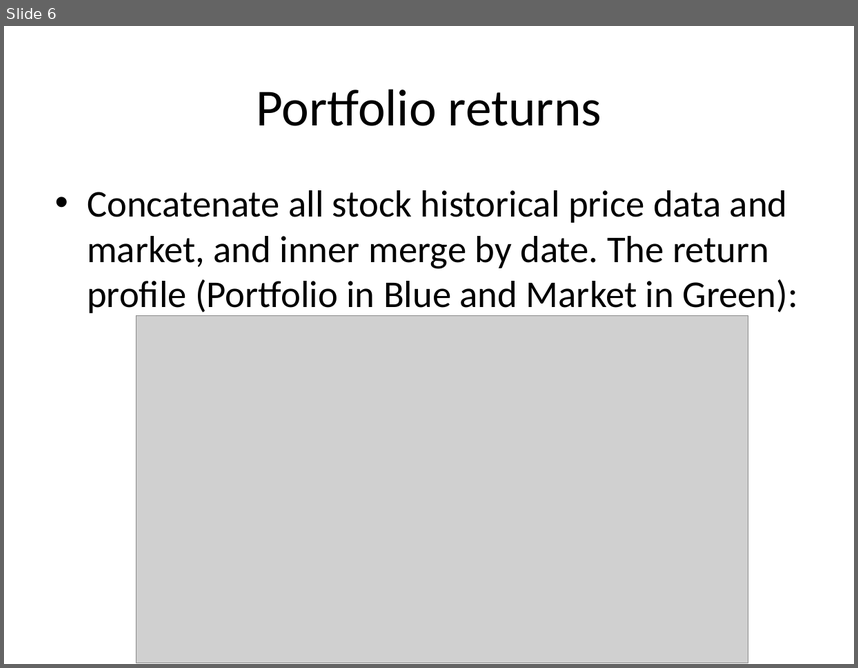
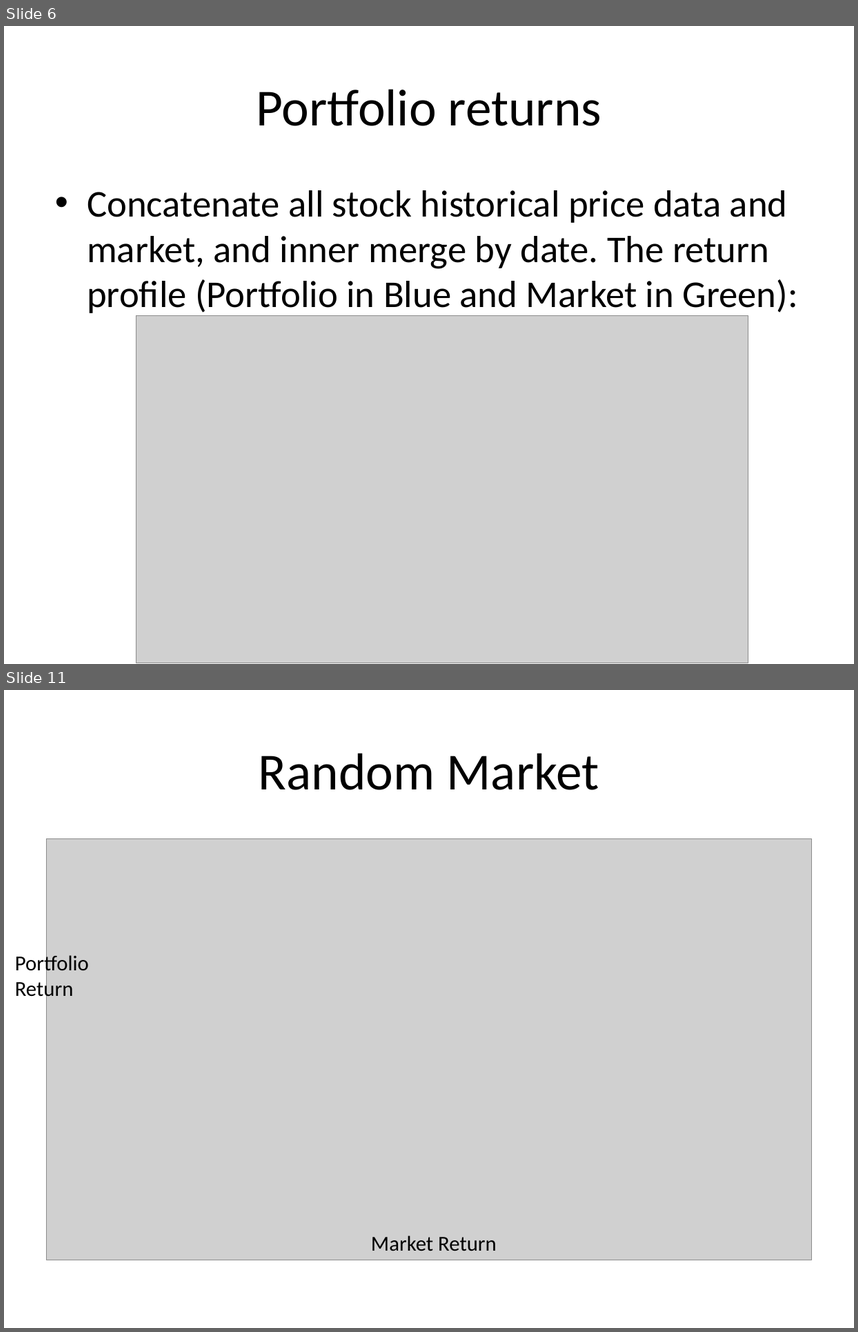
Before and after one commit to AC297R-Project/AC297_beta, a slide deck: work/Tang/Eval2_Tang.pptx. Shown one above the other, each under a label of ours: slide 6 before the commit, slides 6 and 11 after it; the slides between them are not shown. The pictures are 858x668 and 858x1332 pixels, drawn with LibreOffice and Linux fonts; fonts in the diff are those of the drawing; grey boxes stand for pictures. Boxes give left, top, right and bottom in pixels: in the first picture for what was removed or moved away, otherwise in the second. Text is boxed around its words. In the diff, an @@ line names an element or a change of style, - is before the commit and + after.

```diff
--- a/work/Tang/Eval2_Tang.pptx
+++ b/work/Tang/Eval2_Tang.pptx
@@ slide 11 added at <box>4,690,854,1328</box>, background #FFFFFF @@
@@ title added at <box>259,753,599,790</box>, 44 pt, text #000000 @@
+Random Market
@@ picture added at <box>47,839,811,1259</box> @@
@@ text added at <box>15,952,89,1001</box>, 18 pt, text #000000 @@
+Portfolio
+Return
@@ text added at <box>371,1235,497,1251</box>, 18 pt, text #000000 @@
+Market Return
```
Also in this commit, not shown: 3 slides changed, 3 other slides added, 6 other files.
